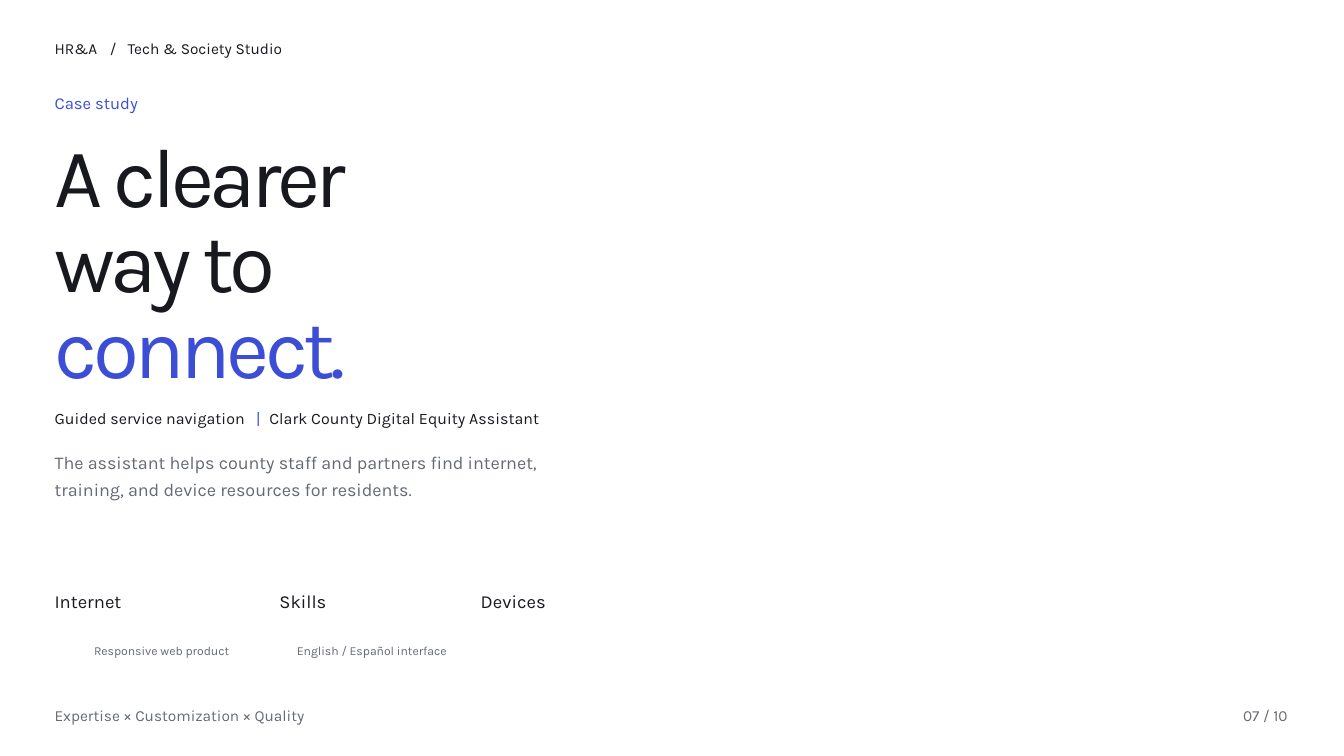
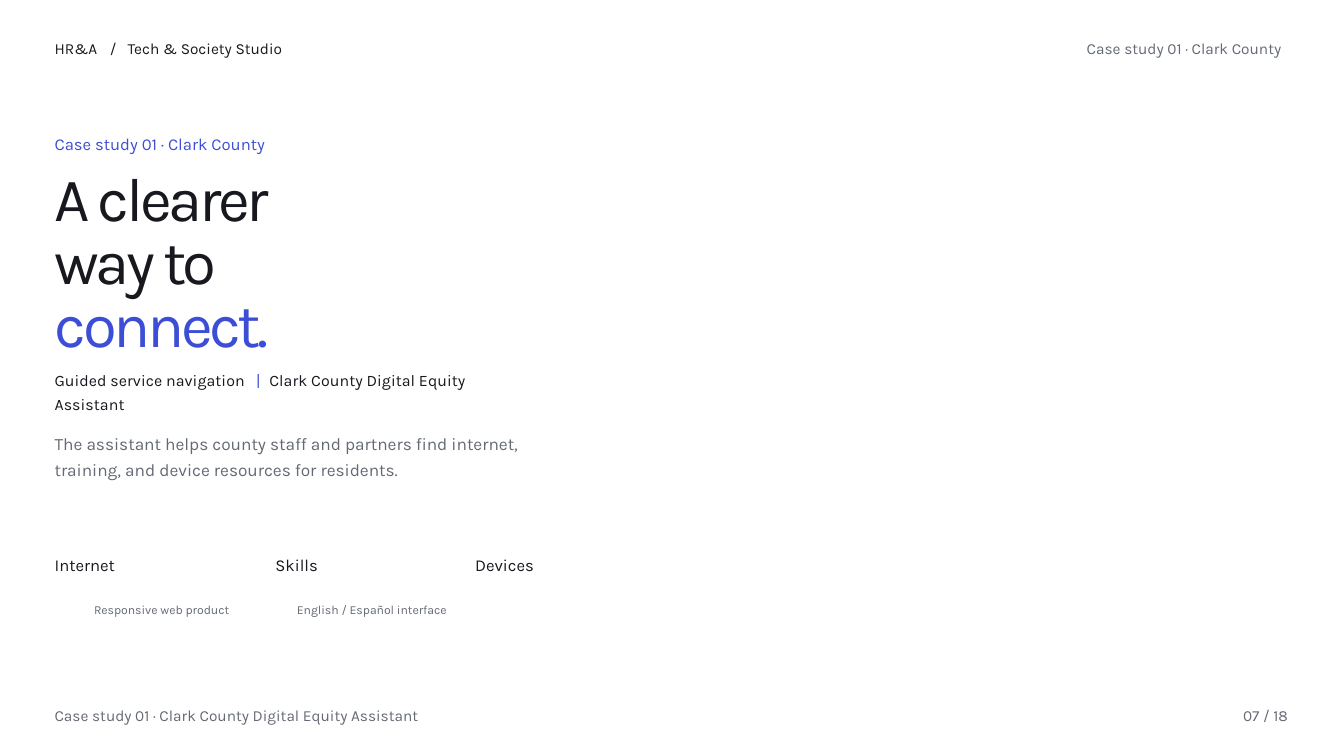
Before and after one commit to Alphaam/cc-chatbot-dev, a slide deck: slide 7 of public/presentation/studio-editable.pptx. Drawn at 1344x756 pixels with LibreOffice and Linux fonts; fonts in the diff are those of the drawing; background and template pictures are left out. Boxes give left, top, right and bottom in pixels: in the first picture for what was removed or moved away, otherwise in the second. Text is boxed around its words. In the diff, an @@ line names an element or a change of style, - is before the commit and + after.

```diff
--- a/public/presentation/studio-editable.pptx
+++ b/public/presentation/studio-editable.pptx
@@ text added at [1087, 43, 1281, 58], 13.2 pt, text #646973 @@
+Case study 01 · Clark County
@@ text at [55, 138, 264, 154]: text changed @@
-Case study
+Case study 01 · Clark County
@@ text "A clearer": place and size @@
-text "A clearer" at [55, 149, 346, 208]
+text "A clearer" at [55, 179, 269, 222]
@@ size 72 to 52.9 pt, letter spacing -4 to -2.9 pt in 3 elements at [55, 246, 217, 299], [55, 179, 269, 222], [55, 292, 269, 348] @@
@@ text "connect.": place and size @@
-text "connect." at [55, 302, 346, 379]
+text "connect." at [55, 292, 269, 348]
@@ 4 texts: place and size @@
-4 texts at [55, 408, 447, 658]
+4 texts at [55, 370, 447, 617]
@@ text at [269, 375, 465, 390]: text changed @@
-Clark County Digital Equity Assistant
+Clark County Digital Equity
@@ text added at [55, 399, 125, 410], 13.8 pt, text #17191E @@
+Assistant
@@ text "The assistant helps county staff ..." at [55, 438, 517, 454]: size 15.3 to 14.8 pt @@
@@ text "The assistant helps county staff ...": place and size @@
-text "The assistant helps county staff ..." at [55, 456, 537, 474]
+text "The assistant helps county staff ..." at [55, 438, 517, 454]
@@ text "training, and device resources for ...": place and size @@
-text "training, and device resources for ..." at [55, 483, 411, 501]
+text "training, and device resources for ..." at [55, 464, 398, 480]
@@ text "training, and device resources for ..." at [55, 464, 398, 480]: size 15.3 to 14.8 pt @@
@@ text "Internet": place and size @@
-text "Internet" at [55, 596, 122, 608]
+text "Internet" at [55, 560, 115, 571]
@@ text "Skills": place and size @@
-text "Skills" at [279, 595, 326, 609]
+text "Skills" at [275, 559, 317, 571]
@@ size 15.9 to 14.3 pt in 3 elements at [55, 560, 115, 571], [275, 559, 317, 571], [475, 559, 534, 571] @@
@@ text "Devices": place and size @@
-text "Devices" at [481, 595, 546, 609]
+text "Devices" at [475, 559, 534, 571]
@@ text removed at [55, 710, 305, 725] @@
-Expertise × Customization × Quality
@@ text added at [55, 710, 418, 725], 13.2 pt, text #646973 @@
+Case study 01 · Clark County Digital Equity Assistant
@@ text at [1243, 711, 1288, 721]: text changed @@
-07 / 10
+07 / 18
```
Also in this commit, not shown: 6 other slides changed, 11 slides added, 3 slides removed, 6 other files.
